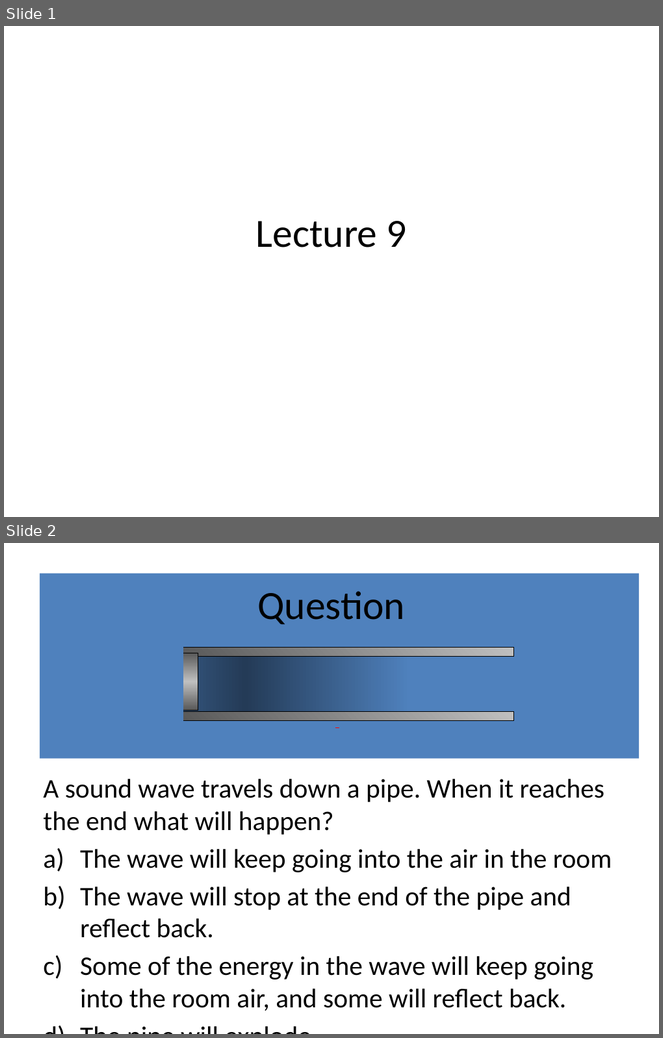
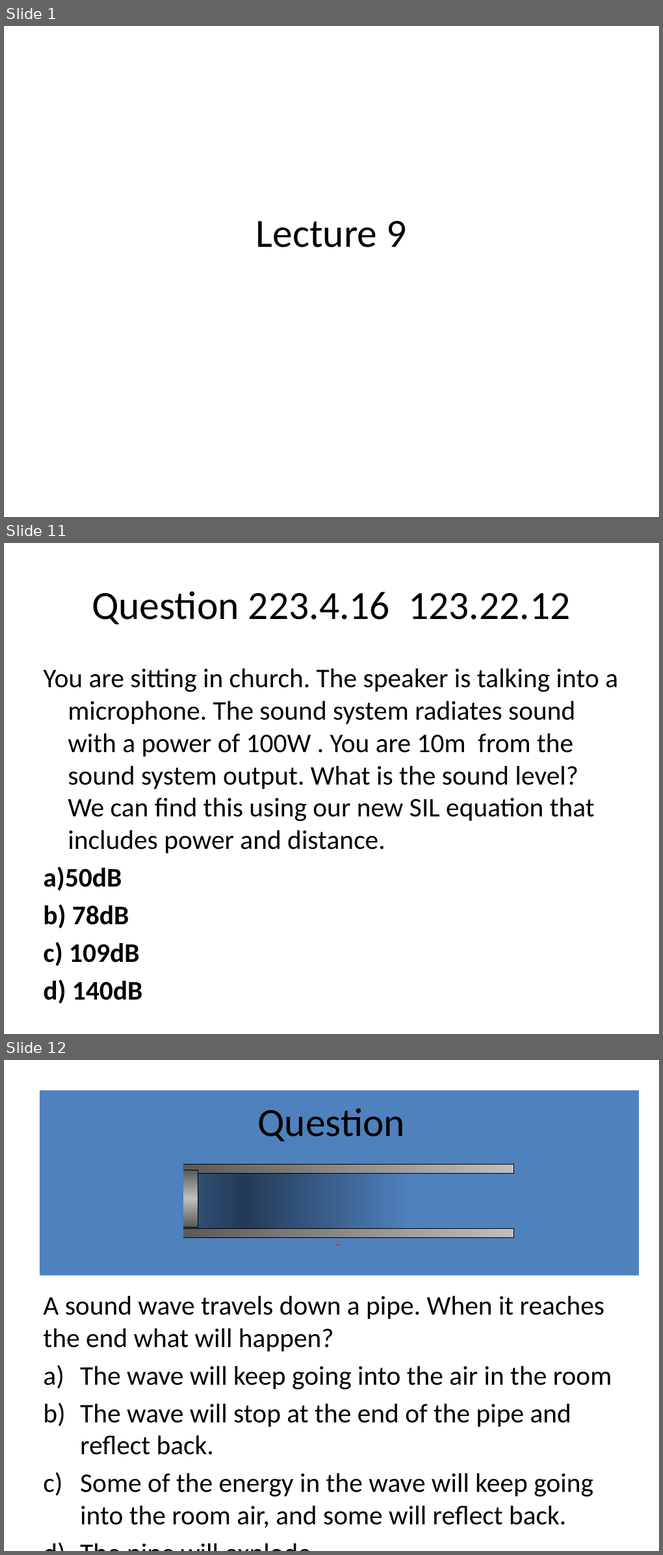
Before and after one commit to rtlines/Introductory-Physics-II, a slide deck: Lecture_Slides/PH 123 Lecture 09.pptx. Shown one above the other, each under a label of ours: slides 1 and 2 before the commit, slides 1, 11 and 12 after it; the slides between them are not shown. The pictures are 663x1038 and 663x1555 pixels, drawn with LibreOffice and Linux fonts; fonts in the diff are those of the drawing. Boxes give left, top, right and bottom in pixels: in the first picture for what was removed or moved away, otherwise in the second. Text is boxed around its words. In the diff, an @@ line names an element or a change of style, - is before the commit and + after.

```diff
--- a/Lecture_Slides/PH 123 Lecture 09.pptx
+++ b/Lecture_Slides/PH 123 Lecture 09.pptx
@@ slide 11 added at box(4, 543, 659, 1034), background #FFFFFF @@
@@ title added at box(92, 591, 570, 624), 44 pt, text #000000 @@
+Question 223.4.16 123.22.12
@@ text added at box(43, 668, 618, 966), 29.6 pt, text #000000 @@
+You are sitting in church. The speaker is talking into a microphone. The sound system radiates sound with a power of 100W . You are 10m from the sound system output. What is the sound level? We can find this using our new SIL equation that includes power and distance.
+a)50dB
+b) 78dB
+c) 109dB
+d) 140dB
@@ what was slide 2 is now slide 12 @@
```
Also in this commit, not shown: 12 other slides added, 51 other files.
